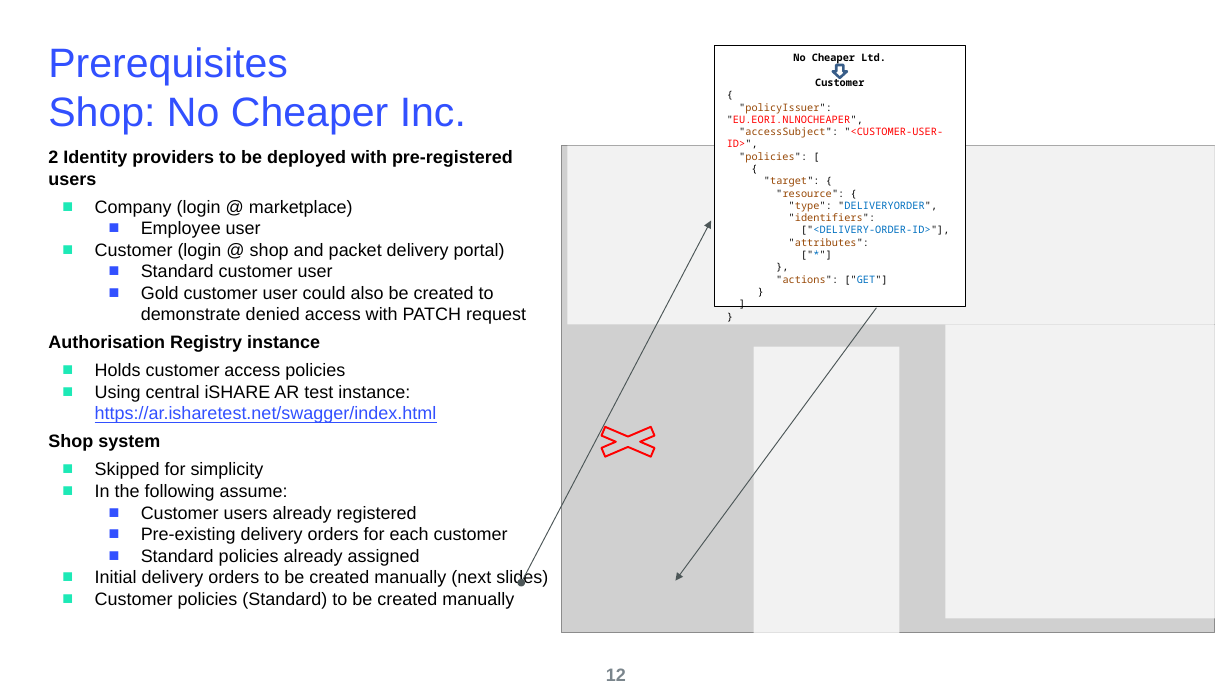
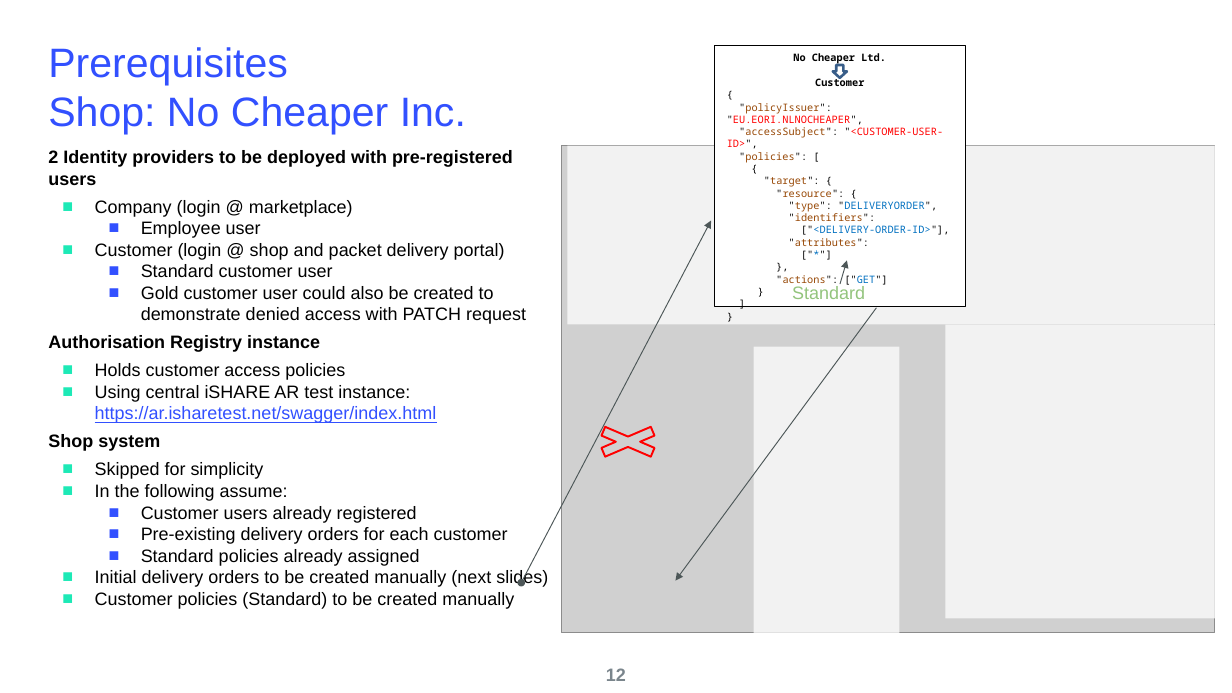
Before and after one commit to i4Trust/training, a slide deck: slide 13 of 2_Technology/Reference_Example-Detailed_walktrough/Slides_Walkthrough.pptx. Drawn at 1232x693 pixels with LibreOffice and Linux fonts; fonts in the diff are those of the drawing; grey boxes stand for pictures; background and template pictures are left out. Boxes give left, top, right and bottom in pixels: in the first picture for what was removed or moved away, otherwise in the second. Text is boxed around its words. In the diff, an @@ line names an element or a change of style, - is before the commit and + after.

```diff
--- a/2_Technology/Reference_Example-Detailed_walktrough/Slides_Walkthrough.pptx
+++ b/2_Technology/Reference_Example-Detailed_walktrough/Slides_Walkthrough.pptx
@@ arrow added from (839, 284) to (847, 260), #4D5758 0.75 pt @@
@@ text added at bbox=[792, 286, 865, 299], 14 pt, text #93C47D @@
+Standard
```
Also in this commit, not shown: 7 other slides changed, 1 slide added, 1 other file.
